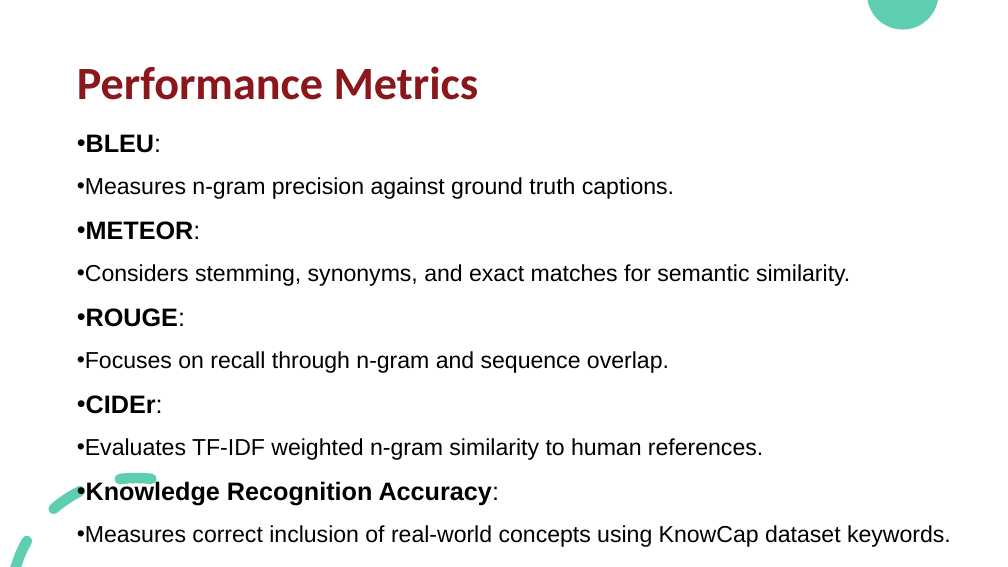
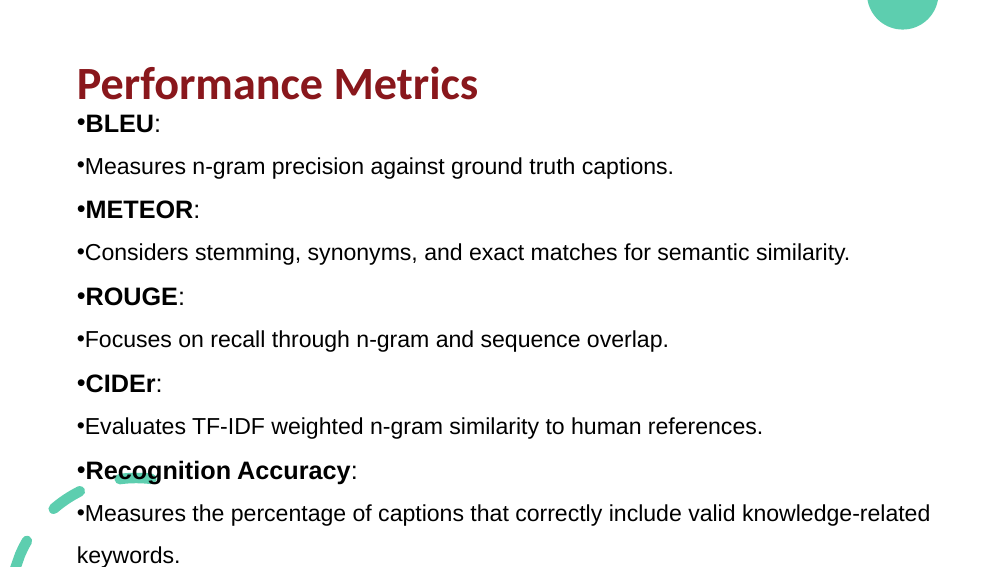
Before and after one commit to BRAIN-Lab-AI/Enhanced-K-Replay, a slide deck: slide 15 of presentation.pptx (slide 13 before the commit). Drawn at 1008x567 pixels with LibreOffice and Linux fonts; fonts in the diff are those of the drawing. Boxes give left, top, right and bottom in pixels: in the first picture for what was removed or moved away, otherwise in the second. Text is boxed around its words. In the diff, an @@ line names an element or a change of style, - is before the commit and + after.

```diff
--- a/presentation.pptx
+++ b/presentation.pptx
@@ text "BLEU:": place and size @@
-text "BLEU:" at (77,134,951,547)
+text "BLEU:" at (77,114,930,567)
@@ text at (77,460,930,567): text changed @@
-• Knowledge Recognition Accuracy:
-• Measures correct inclusion of real-world concepts using KnowCap dataset keywords.
+• Recognition Accuracy:
+• Measures the percentage of captions that correctly include valid knowledge-related keywords.
```
Also in this commit, not shown: 12 other slides changed, 2 slides added.
